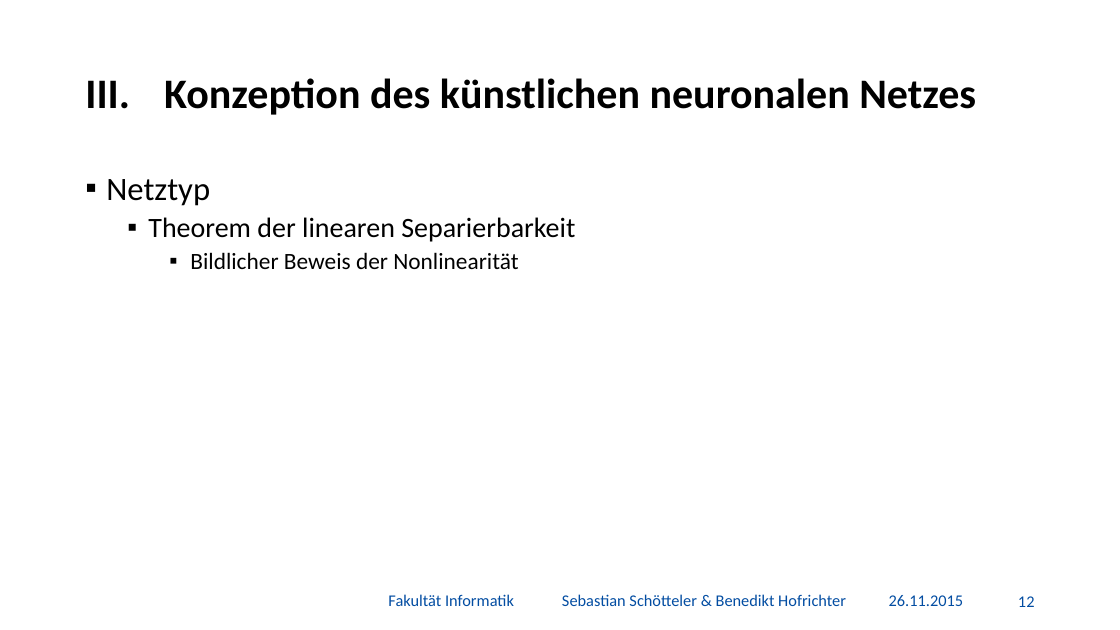
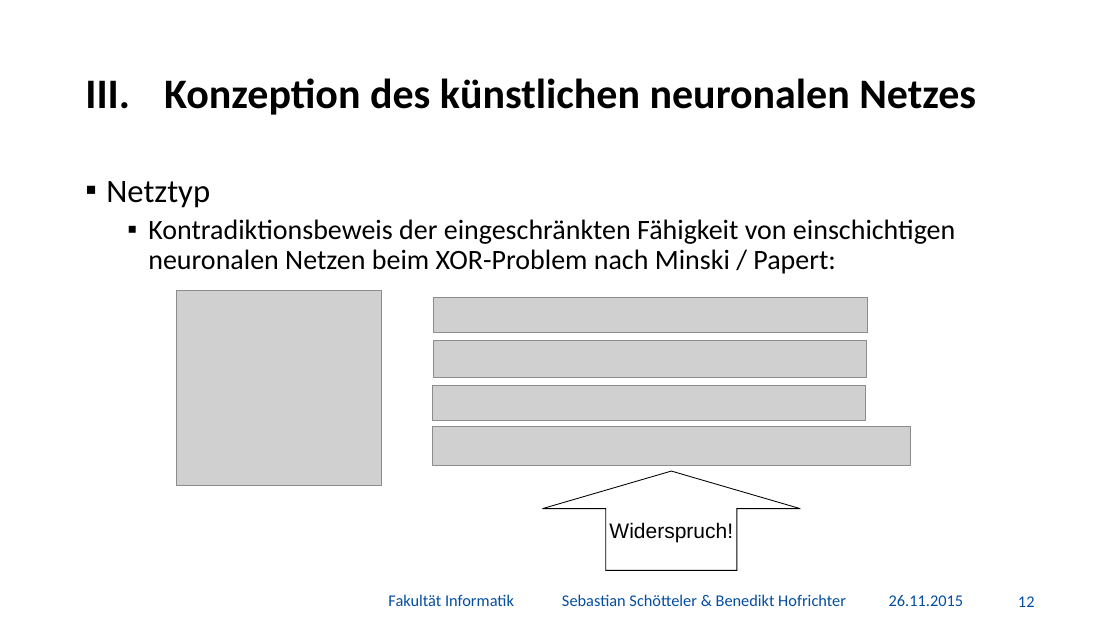
Before and after one commit to BenediktGitGit/soco15, a slide deck: slide 13 of 3b) Vortrag/Präsentation.pptx. Drawn at 1120x630 pixels with LibreOffice and Linux fonts; fonts in the diff are those of the drawing; grey boxes stand for pictures; background and template pictures are left out. Boxes give left, top, right and bottom in pixels: in the first picture for what was removed or moved away, otherwise in the second. Text is boxed around its words. In the diff, an @@ line names an element or a change of style, - is before the commit and + after.

Commit message:
Update

```diff
--- a/3b) Vortrag/Präsentation.pptx
+++ b/3b) Vortrag/Präsentation.pptx
@@ text at box(148, 219, 955, 274): text changed @@
-  ▪ Theorem der linearen Separierbarkeit
-    ▪ Bildlicher Beweis der Nonlinearität
+  ▪ Kontradiktionsbeweis der eingeschränkten Fähigkeit von einschichtigen neuronalen Netzen beim XOR-Problem nach Minski / Papert:
@@ picture added at box(176, 291, 381, 486) @@
@@ picture added at box(434, 297, 868, 333) @@
@@ picture added at box(434, 340, 867, 377) @@
@@ picture added at box(433, 385, 865, 420) @@
@@ picture added at box(433, 427, 911, 465) @@
@@ up arrow added at box(543, 471, 801, 571), outline #000000 0.75 pt, 18 pt, text #000000 @@
+Widerspruch!
```
Also in this commit, not shown: 5 other slides changed, 1 slide added.
